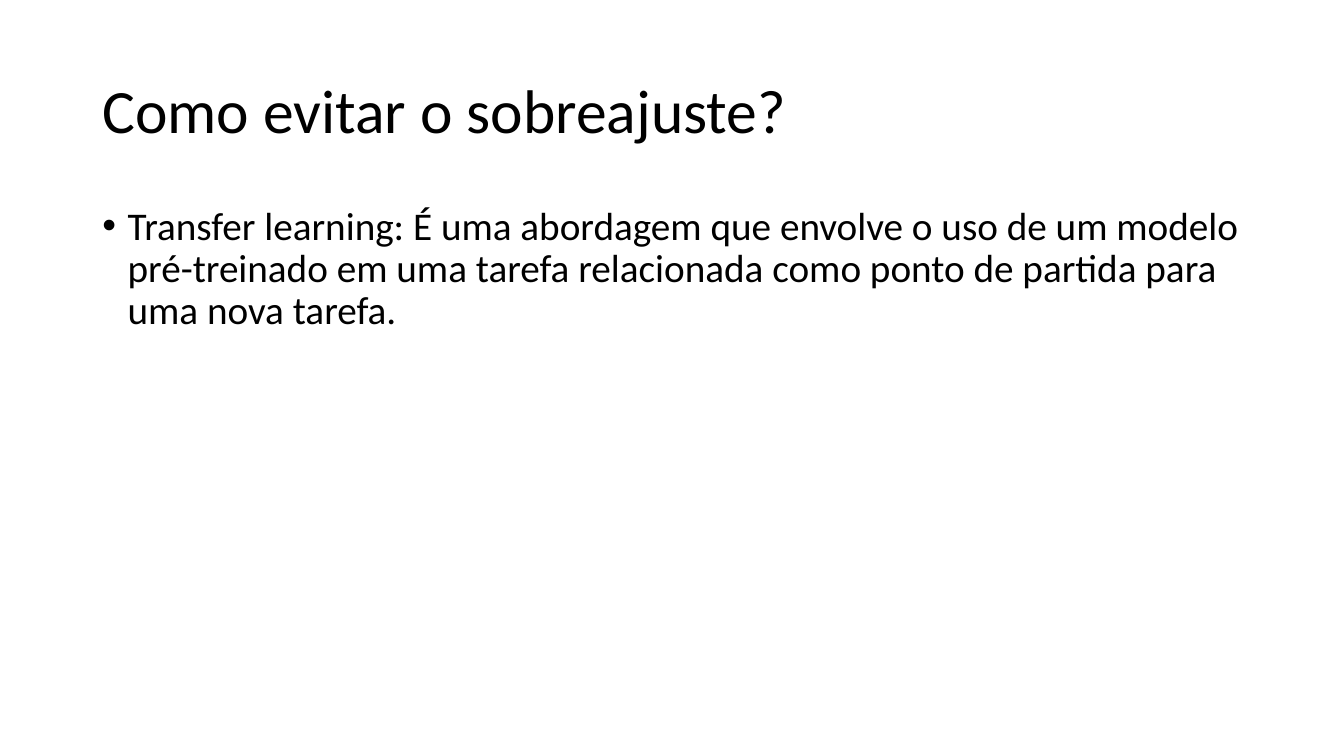
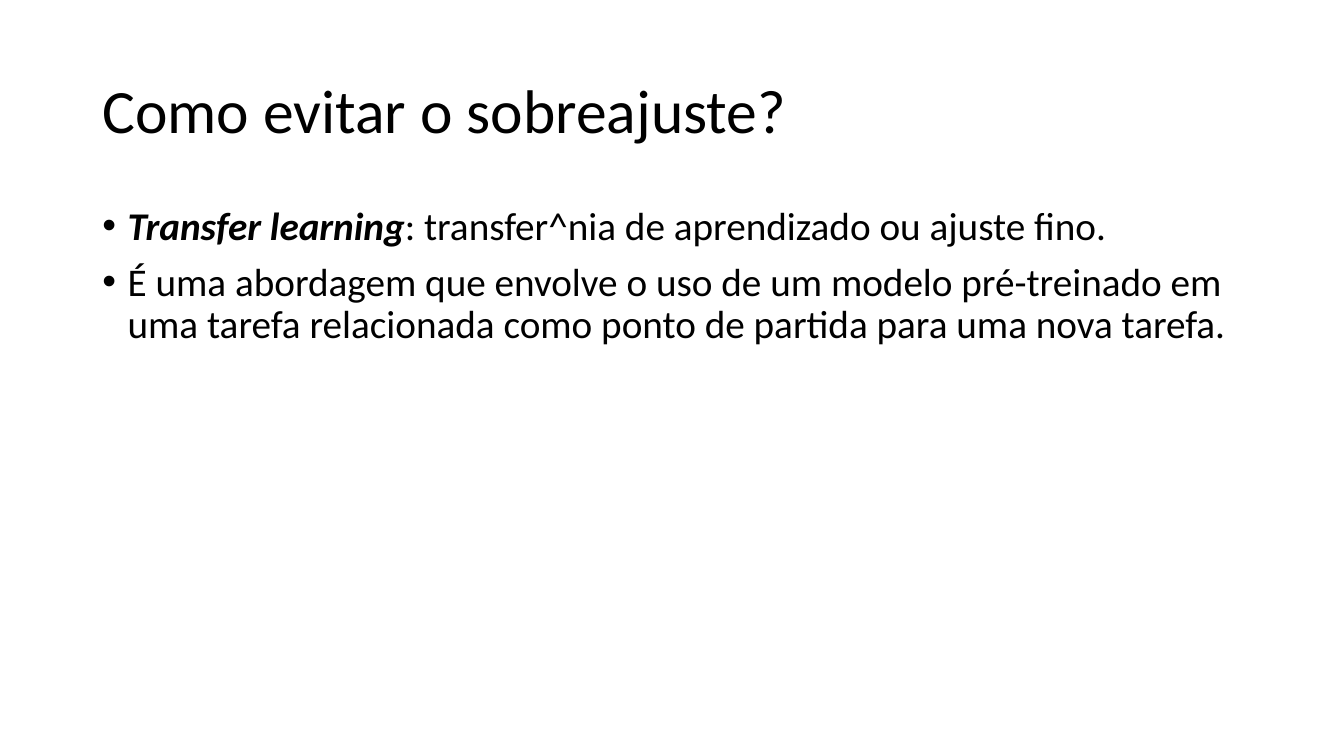
Before and after one commit to zz4fap/tp557-iot-ml, a slide deck: slide 21 of slides/TP557_13_Prevenindo_o_sobreajuste.pptx. Drawn at 1344x756 pixels with LibreOffice and Linux fonts; fonts in the diff are those of the drawing. Boxes give left, top, right and bottom in pixels: in the first picture for what was removed or moved away, otherwise in the second. Text is boxed around its words. In the diff, an @@ line names an element or a change of style, - is before the commit and + after.

Commit message:
update of slides

```diff
--- a/slides/TP557_13_Prevenindo_o_sobreajuste.pptx
+++ b/slides/TP557_13_Prevenindo_o_sobreajuste.pptx
@@ text at (128, 212, 1225, 345): text changed @@
-• Transfer learning: É uma abordagem que envolve o uso de um modelo pré-treinado em uma tarefa relacionada como ponto de partida para uma nova tarefa.
+• Transfer learning: transfer^nia de aprendizado ou ajuste fino.
+• É uma abordagem que envolve o uso de um modelo pré-treinado em uma tarefa relacionada como ponto de partida para uma nova tarefa.
```
Also in this commit, not shown: 2 other slides changed.
